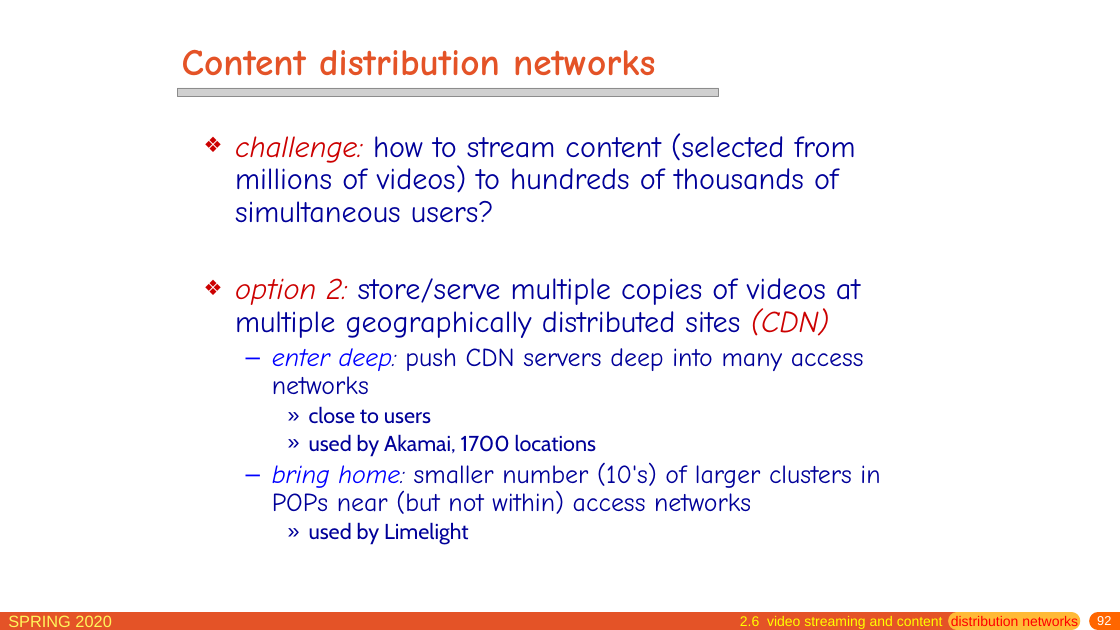
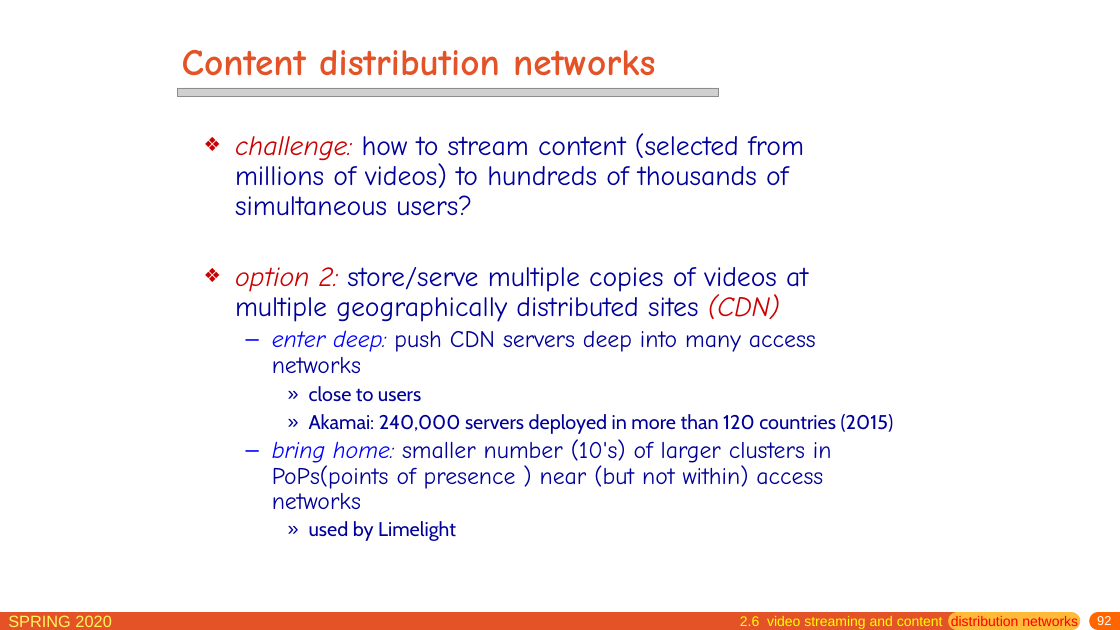
Before and after one commit to network-distributed/presentations, a slide deck: slide 92 of chapter2.pptx. Drawn at 1120x630 pixels with LibreOffice and Linux fonts; fonts in the diff are those of the drawing; grey boxes stand for pictures. Boxes give left, top, right and bottom in pixels: in the first picture for what was removed or moved away, otherwise in the second. Text is boxed around its words. In the diff, an @@ line names an element or a change of style, - is before the commit and + after.

```diff
--- a/chapter2.pptx
+++ b/chapter2.pptx
@@ text at [235,133,816,541]: size 25.9 to 23.8 pt in "challenge: how to stream content (selected from ...", "option 2: store/serve multiple copies of videos ..."; size 22.2 to 20.4 pt in "enter deep: push CDN servers deep into ..."; size 18.5 to 17 pt in "close to users", "used by Limelight" @@
@@ text at [272,414,894,509]: text changed; size 22.2 to 20.4 pt @@
-    » used by Akamai, 1700 locations
-  – bring home: smaller number (10's) of larger clusters in POPs near (but not within) access networks
+    » Akamai: 240,000 servers deployed in more than 120 countries (2015)
+  – bring home: smaller number (10's) of larger clusters in PoPs(points of presence ) near (but not within) access networks
```
Also in this commit, not shown: 1 other slide changed, 1 other file.
